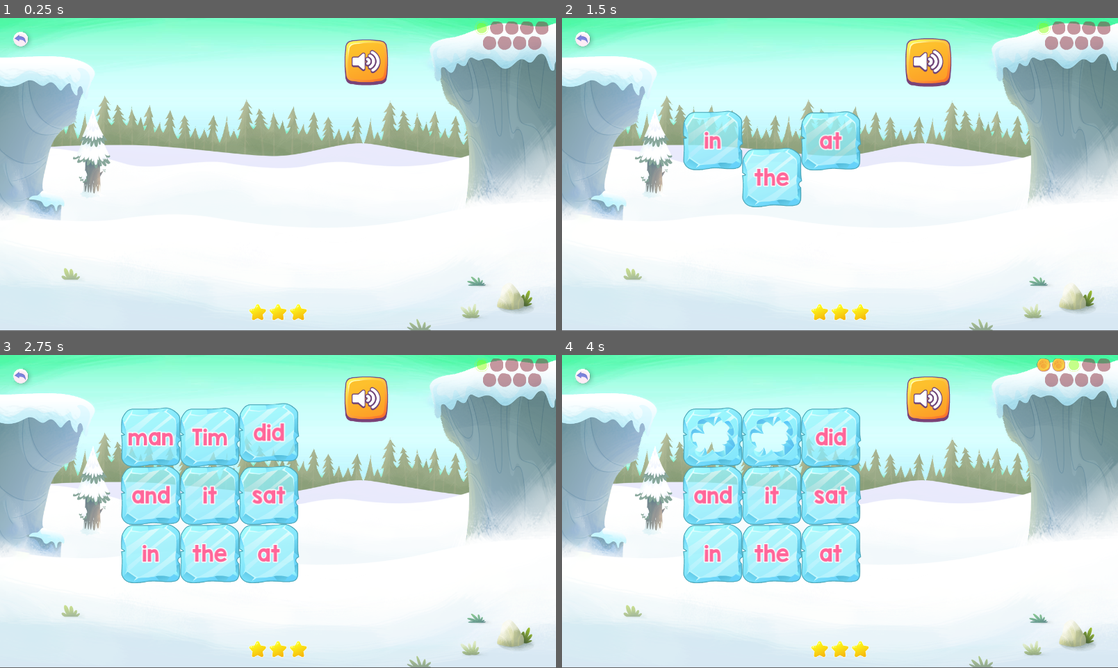
Above: before the commit, frames 1-4 (two rows, left to right).
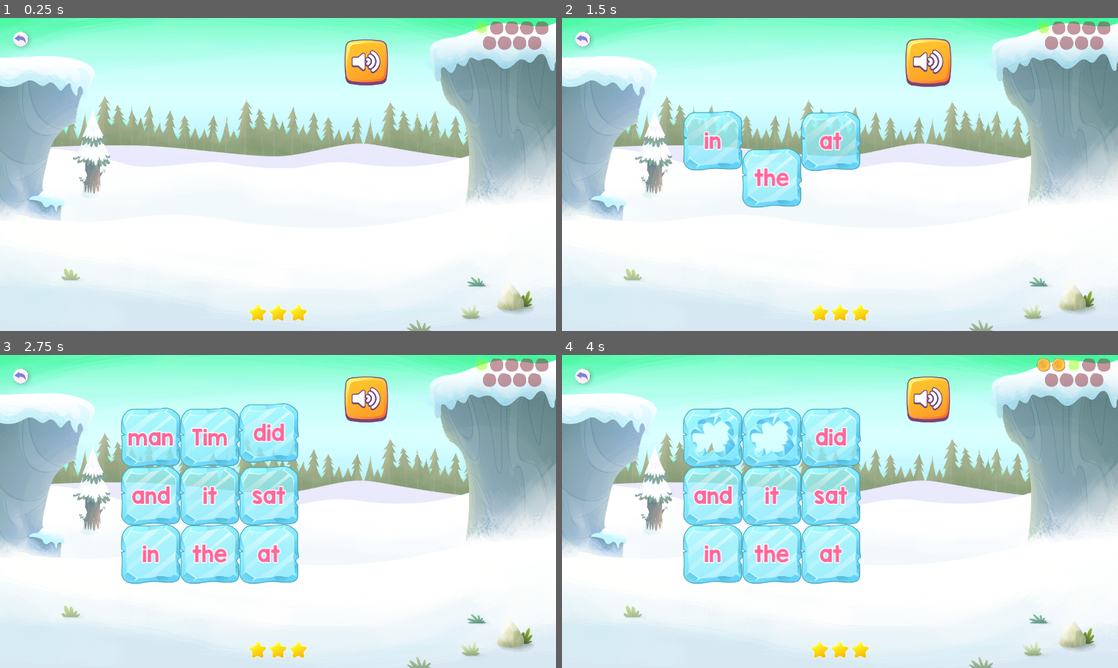
Above: after the commit, the same moments.

Repository: anatolbogun/knock-it-down-godot-port
Game: Godot game, scene res://src/game_states/main_game_state.tscn
The game is run twice, just before and just after one commit, with the same random seed, the same clock (stepped at 60 frames per second) and the same inputs.
Inputs (mouse positions are in pixels of both pictures, inside the frame that each line leads up to):
- Up to frame 1 (0.25 s): no input
- Up to frame 2 (1.5 s): click (928, 61) at 0.5 s; click "in" at 1.25 s
- Up to frame 3 (2.75 s): click "man" at 2 s
- Up to frame 4 (4 s): click "man" at 2.75 s; click "Tim" at 3.5 s
The window is 800x449 before the commit and 800x450 after it. Grey fills any space a smaller window leaves; there, only what the larger window draws over its background counts as a difference.

The runs differ from the first frame. In frame 1, 0.7% of the frame differs, in the area x 0-96%, y 11-100%; in frame 2, 0.9%; in frame 3, 1.6%; in frame 4, 1.6%.

Commit message:
expand window with centered Camera2D

Diff:
--- a/project.godot
+++ b/project.godot
@@ -21,6 +21,7 @@
 window/size/viewport_height=768
 window/size/always_on_top=true
 window/stretch/mode="canvas_items"
+window/stretch/aspect="expand"
 
 [editor_plugins]
 
@@ -30,3 +31,4 @@
 
 renderer/rendering_method="gl_compatibility"
 renderer/rendering_method.mobile="gl_compatibility"
+environment/defaults/default_clear_color=Color(0.513726, 0.419608, 0.713726, 1)
--- a/src/game_states/main_game_state.gd
+++ b/src/game_states/main_game_state.gd
@@ -1,9 +1,12 @@
 extends Node2D
 
-# Note that to reduce load/start times dramatically in Chrome (on Mac OS?), ensure that the
-# use-angle flag is set to "Metal"; chrome://flags/#use-angle . Hopefully, going forward this will
-# become the default graphics backend, and/or Google will fix whatever takes so long with the
-# browser default OpenGL backend.
+# Notes:
+# - To reduce load/start times dramatically in Chrome (on Mac OS?), ensure that the use-angle flag
+#   is set to "Metal"; chrome://flags/#use-angle . Hopefully, going forward this will become the
+#  	default graphics backend, and/or Google will fix whatever takes so long with the browser default
+#   OpenGL backend.
+# - In order to use the project settings display/window/stretch/aspect: expand (which does not clip
+#   the canvas), it's a good idea to add a camera that's centered to the viewport.
 
 @export var narrator_audio_path: = "assets/audio/narrator/"
 @export var narrator_audio_prefix: = "find_the_word_"
--- a/src/game_states/main_game_state.tscn
+++ b/src/game_states/main_game_state.tscn
@@ -104,6 +104,10 @@
 [node name="Smoother" type="Node" parent="."]
 script = ExtResource("9_fsder")
 
+[node name="Camera2D" type="Camera2D" parent="."]
+editor_description = "Added so that for project settings `display/window/stretch/aspect: expand` , the content remains centered."
+position = Vector2(683, 384)
+
 [connection signal="pressed" from="Control/AudioButton" to="." method="_on_audio_button_pressed"]
 [connection signal="died" from="Control/Lives" to="." method="_on_lives_died"]
 [connection signal="word_clicked" from="Control/Words" to="." method="_on_words_word_clicked"]
